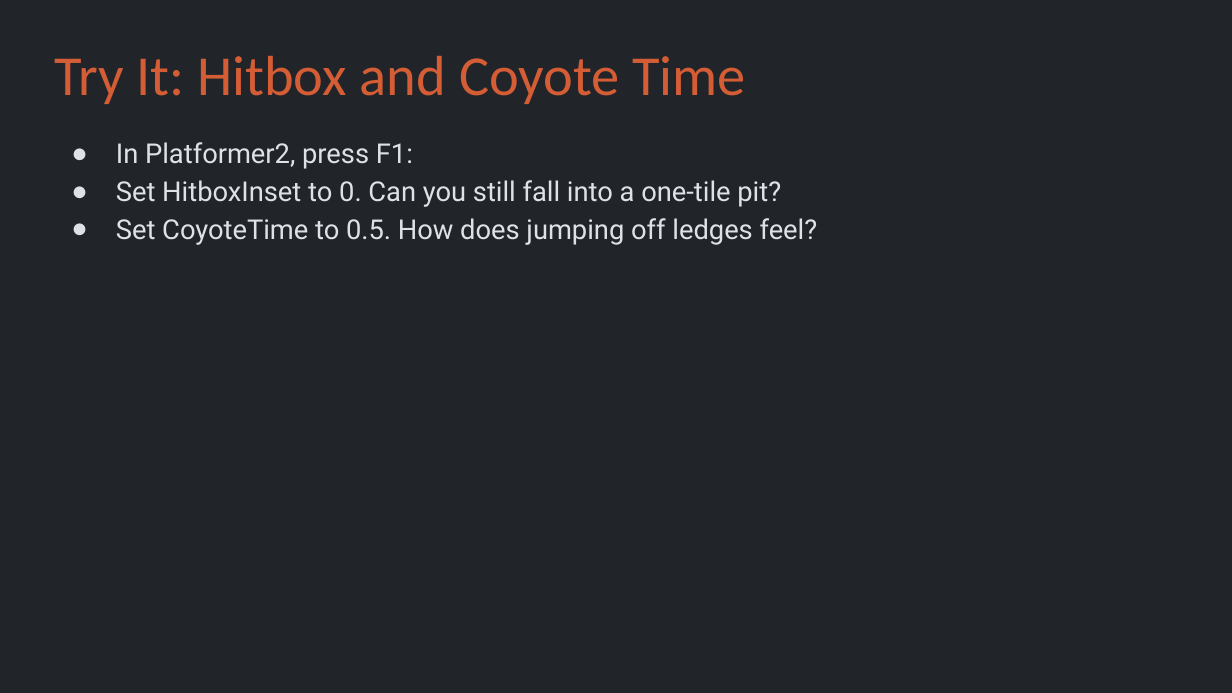
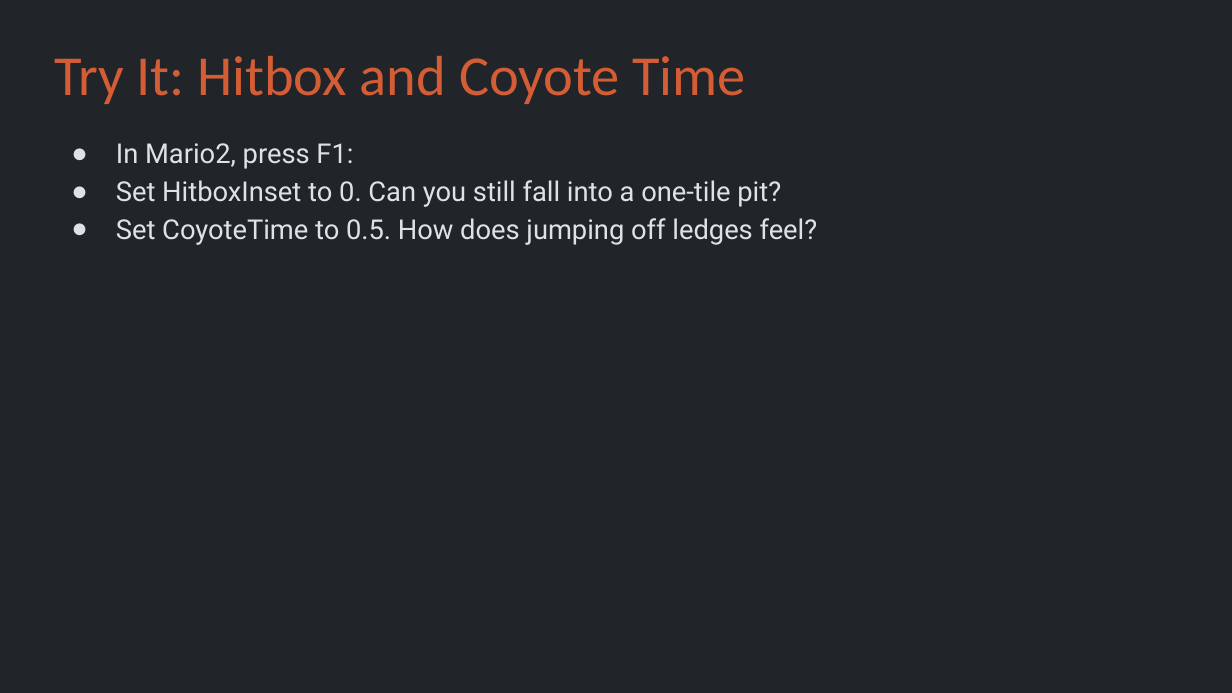
Before and after one commit to Metamate/gar, a slide deck: slide 29 of slides/06 Super Mario Bros.pptx. Drawn at 1232x693 pixels with LibreOffice and Linux fonts; fonts in the diff are those of the drawing. Boxes give left, top, right and bottom in pixels: in the first picture for what was removed or moved away, otherwise in the second. Text is boxed around its words. In the diff, an @@ line names an element or a change of style, - is before the commit and + after.

```diff
--- a/slides/06 Super Mario Bros.pptx
+++ b/slides/06 Super Mario Bros.pptx
@@ text at [116, 143, 353, 169]: text changed @@
-● In Platformer2, press F1:
+● In Mario2, press F1:
```
Also in this commit, not shown: 11 other slides changed, 17 other files.
